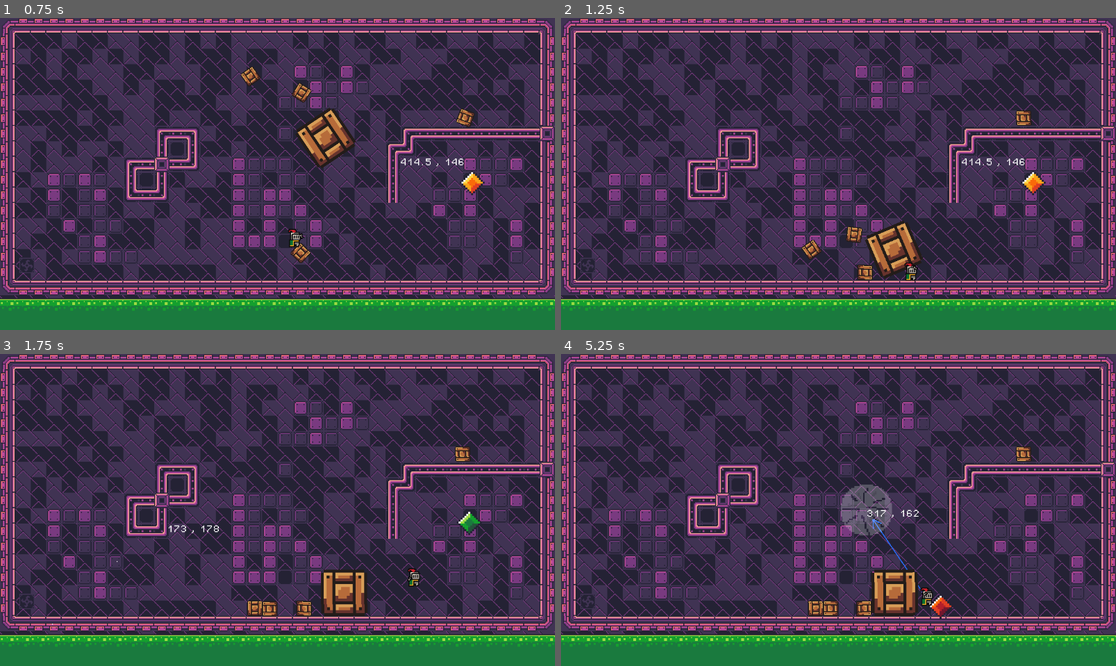
Above: before the commit, frames 1-4 (two rows, left to right).
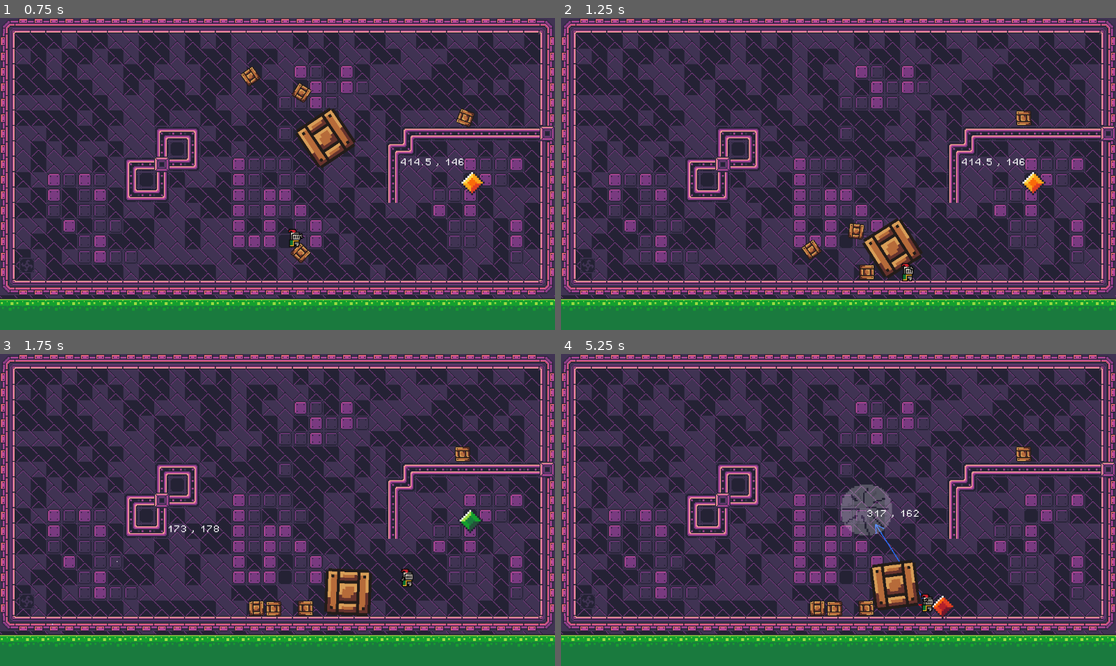
Above: after the commit, the same moments.

Repository: varblez/ZeroG
Game: Godot game, scene res://Scene/game.tscn
The game is run twice, just before and just after one commit, with the same random seed, the same clock (stepped at 60 frames per second) and the same inputs. The engine's default icon, where the game draws it, is replaced by a stand-in: a white triangle on a blue panel in a dark square.
Inputs (mouse positions are in pixels of both pictures, inside the frame that each line leads up to):
- Up to frame 1 (0.75 s): tap Enter (ui_accept) at 0.5 s; move the mouse to (399, 158) at 0.52 s; hold D (right) from 0.53 s (still down); tap G (gravity) at 0.6 s
- Up to frame 2 (1.25 s): keep holding D (right); tap Enter (ui_accept) at 0.77 s; right-click (960, 158) at 0.8 s
- Up to frame 3 (1.75 s): keep holding D (right); move the mouse to (166, 525) at 1.27 s; right-click (166, 525) at 1.35 s; tap Enter (ui_accept) at 1.52 s; tap V (vent) at 1.55 s
- Up to frame 4 (5.25 s): move the mouse to (894, 441) at 2.02 s; release D (right) at 2.03 s; hold A (left) 2.03-2.78 s; hold V (vent) 2.03-2.78 s; tap G (gravity) at 2.3, 4.55, 5.1 s; move the mouse to (810, 572) at 2.77 s; hold D (right) 2.78-4.28 s; click (810, 572) at 2.85 s; tap Enter (ui_accept) at 3.02, 3.77, 4.52, 5 s; right-click (810, 572) at 3.05 s; move the mouse to (1005, 556) at 3.52 s; hold Q (gadget) 3.53-4.28 s; tap V (vent) at 3.8 s; move the mouse to (672, 463) at 4.27 s; hold A (left) 4.28-5.03 s; tap F (grab) at 4.35 s; move the mouse to (866, 510) at 5.02 s; hold D (right) from 5.03 s (still down)

Frame 1 is identical in both runs. In frame 2, 1.1% of the frame differs, in the area x 51-66%, y 64-85%; in frame 3, 1.5%; in frame 4, 1.7%, in the area x 44-71%, y 52-85%.

Commit message:
add player projectile

Diff:
--- a/zerog/Assets/game.tres
+++ b/zerog/Assets/game.tres
@@ -88,4 +88,5 @@
 
 [resource]
 physics_layer_0/collision_layer = 1
+physics_layer_0/collision_mask = 63
 sources/0 = SubResource("TileSetAtlasSource_yilrb")
--- /dev/null
+++ b/zerog/Scene/bullet.tscn
@@ -0,0 +1,22 @@
+[gd_scene load_steps=4 format=3 uid="uid://div0vwammcjnl"]
+
+[ext_resource type="Script" path="res://Scripts/bullet.gd" id="1_dxqlo"]
+[ext_resource type="Texture2D" uid="uid://uj6oeo8t047f" path="res://icon.svg" id="2_7gvm3"]
+
+[sub_resource type="CircleShape2D" id="CircleShape2D_k4one"]
+radius = 5.0
+
+[node name="Bullet" type="Area2D"]
+collision_layer = 2
+collision_mask = 13
+script = ExtResource("1_dxqlo")
+
+[node name="CollisionShape2D" type="CollisionShape2D" parent="."]
+shape = SubResource("CircleShape2D_k4one")
+
+[node name="Sprite2D" type="Sprite2D" parent="."]
+scale = Vector2(0.06, 0.06)
+texture = ExtResource("2_7gvm3")
+
+[connection signal="area_entered" from="." to="." method="_on_area_entered"]
+[connection signal="body_entered" from="." to="." method="_on_body_entered"]
--- a/zerog/Scene/enemy.tscn
+++ b/zerog/Scene/enemy.tscn
@@ -102,4 +102,15 @@
 [node name="CollisionShape2D" type="CollisionShape2D" parent="HurtboxComponent"]
 shape = SubResource("CircleShape2D_dmugp")
 
+[node name="DeathParticle" type="CPUParticles2D" parent="."]
+emitting = false
+amount = 100
+lifetime = 0.5
+one_shot = true
+spread = 180.0
+gravity = Vector2(0, 0)
+initial_velocity_min = 333.33
+initial_velocity_max = 727.27
+
 [connection signal="timeout" from="Timer" to="." method="_on_timer_timeout"]
+[connection signal="finished" from="DeathParticle" to="." method="_on_death_particle_finished"]
--- a/zerog/Scene/gravity_field.tscn
+++ b/zerog/Scene/gravity_field.tscn
@@ -7,8 +7,8 @@
 
 [node name="GravityField" type="Area2D"]
 visible = false
-collision_layer = 7
-collision_mask = 7
+collision_layer = 32
+collision_mask = 15
 gravity_space_override = 3
 gravity = 0.0
 script = ExtResource("1_eakcq")
--- a/zerog/Scene/player2.tscn
+++ b/zerog/Scene/player2.tscn
@@ -9,7 +9,7 @@
 [ext_resource type="Script" path="res://Scripts/PlayerGravity.gd" id="7_iqmx1"]
 
 [sub_resource type="PhysicsMaterial" id="PhysicsMaterial_pklmf"]
-friction = 0.5
+friction = 10.0
 
 [sub_resource type="AtlasTexture" id="AtlasTexture_cx1nb"]
 atlas = ExtResource("2_xothc")
@@ -31,9 +31,6 @@
 
 [sub_resource type="CircleShape2D" id="CircleShape2D_1knrq"]
 radius = 3.0
-
-[sub_resource type="RectangleShape2D" id="RectangleShape2D_m7yjd"]
-size = Vector2(52, 2)
 
 [node name="Player" type="RigidBody2D"]
 collision_layer = 2
@@ -80,12 +77,8 @@
 position = Vector2(7, 0)
 texture = ExtResource("4_6v5r5")
 
-[node name="TempWeapon" type="Area2D" parent="Grabber"]
-position = Vector2(8, 0)
-
-[node name="CollisionShape2D" type="CollisionShape2D" parent="Grabber/TempWeapon"]
-position = Vector2(23, 0)
-shape = SubResource("RectangleShape2D_m7yjd")
+[node name="Muzzle" type="Marker2D" parent="Grabber"]
+position = Vector2(9, -2)
 
 [node name="PinJoint2D" type="PinJoint2D" parent="."]
 position = Vector2(8, 0)
@@ -126,4 +119,3 @@
 
 [connection signal="timeout" from="TouchTimer" to="." method="_on_touch_timer_timeout"]
 [connection signal="body_entered" from="Grabber" to="." method="_on_grabber_body_entered"]
-[connection signal="area_entered" from="Grabber/TempWeapon" to="." method="_on_temp_weapon_area_entered"]
--- /dev/null
+++ b/zerog/Scripts/bullet.gd
@@ -0,0 +1,26 @@
+extends Area2D
+
+@export var speed : float = 250.0
+var attack : Attack
+
+func _ready() -> void:
+	attack = Attack.new()
+	attack.damage = 20.0
+	attack.hit_position = position
+	attack.knockback = 10.0
+
+func _physics_process(delta: float) -> void:
+	position += transform.x * speed * delta
+
+
+func _on_area_entered(area: Area2D) -> void:
+	print(area.name)
+	if area is HurtboxComponent:
+		var h_box : HurtboxComponent = area
+		h_box.damage(attack)
+	queue_free()
+
+
+
+func _on_body_entered(body: Node2D) -> void:
+	queue_free()
--- a/zerog/Scripts/enemy.gd
+++ b/zerog/Scripts/enemy.gd
@@ -4,6 +4,7 @@
 @export var target : RigidBody2D
 @onready var navigation_agent_2d: NavigationAgent2D = $NavigationAgent2D
 @onready var animated_sprite_2d: AnimatedSprite2D = $AnimatedSprite2D
+@onready var death_particle: CPUParticles2D = $DeathParticle
 
 @export var AI_On = true
 
@@ -19,3 +20,11 @@
 
 func _on_timer_timeout() -> void:
 	navigation_agent_2d.target_position = target.global_position
+
+func on_die():
+	AI_On = false
+	death_particle.emitting = true
+
+
+func _on_death_particle_finished() -> void:
+	queue_free()
--- a/zerog/Scripts/health_component.gd
+++ b/zerog/Scripts/health_component.gd
@@ -10,4 +10,5 @@
 func damage(attack : Attack):
 	health -= attack.damage
 	if health <= 0:
-		get_parent().queue_free()
+		if get_parent().has_method("on_die"):
+			get_parent().on_die()
--- a/zerog/Scripts/player_2.gd
+++ b/zerog/Scripts/player_2.gd
@@ -10,8 +10,10 @@
 @onready var floor_ray : RayCast2D = rays.get_child(1)
 @onready var wall_ray_l : RayCast2D = rays.get_child(2)
 @onready var ceiling_ray : RayCast2D = rays.get_child(3)
-@onready var temp_weapon: Area2D = $Grabber/TempWeapon
+@onready var muzzle: Marker2D = $Grabber/Muzzle
 var FREEZE_AREA = preload("res://Scene/freeze_area.tscn")
+var BULLET = preload("res://Scene/bullet.tscn")
+@onready var state_machine: Node2D = $StateMachine
 #external nodes added in the inspector
 @export var tools: Node2D
 @export var tool_2: VectorTool
@@ -31,7 +33,8 @@
 	grabber_logic()
 
 func _integrate_forces(_state: PhysicsDirectBodyState2D) -> void:
-	cust_move_and_slide()
+	if state_machine.current_state.name == "PlayerZeroG":
+		cust_move_and_slide()
 
 func _on_grabber_body_entered(body: Node2D) -> void:
 	if grabbing:
@@ -59,6 +62,8 @@
 		GadgetLock = true
 	if event.is_action("select") and GadgetLock:
 		GadgetLock = false
+	elif event.is_action("select"):
+		shoot()
 
 func cust_move_and_slide():
 	if wall_ray_r.is_colliding():
@@ -98,12 +103,7 @@
 	gravity_lock = false
 	print("open")
 
-
-func _on_temp_weapon_area_entered(area: Area2D) -> void:
-	if area is HurtboxComponent:
-		var h_box : HurtboxComponent = area
-		var attack = Attack.new()
-		attack.damage = 20.0
-		attack.knockback = 10.0
-		attack.hit_position = position
-		h_box.damage(attack)
+func shoot():
+	var b = BULLET.instantiate()
+	owner.add_child(b)
+	b.transform = muzzle.get_global_transform()
Not shown: 1 places in zerog/Scene/player2.tscn that only renumber resources
